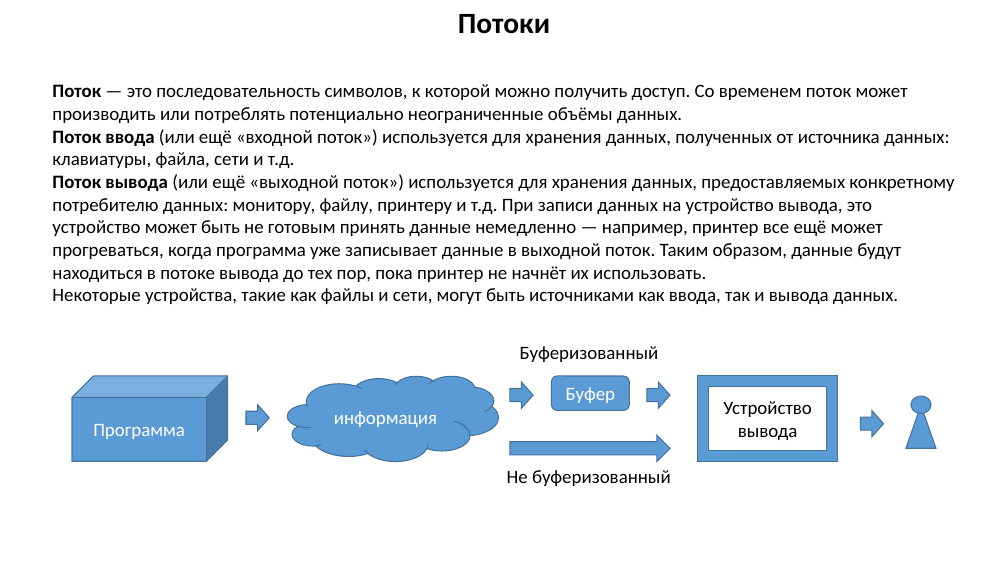
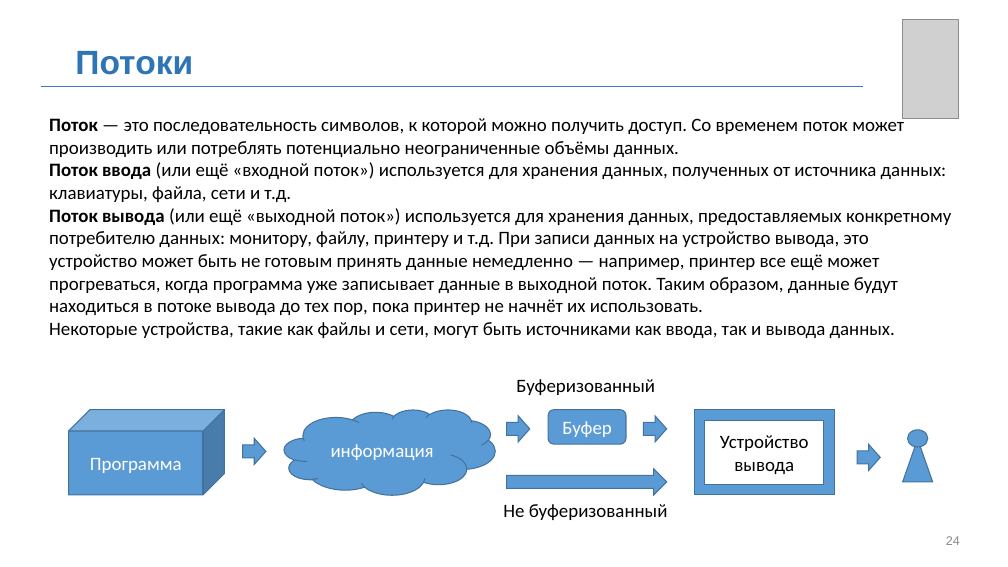
Before and after one commit to MUCTR-IKT-CPP/cpp_course, a slide deck: slide 24 of Лекции/2022/6/Абстрактные классы.pptx (slide 15 before the commit). Drawn at 1008x567 pixels with LibreOffice and Linux fonts; fonts in the diff are those of the drawing; grey boxes stand for pictures; background and template pictures are left out. Boxes give left, top, right and bottom in pixels: in the first picture for what was removed or moved away, otherwise in the second. Text is boxed around its words. In the diff, an @@ line names an element or a change of style, - is before the commit and + after.

```diff
--- a/Лекции/2022/6/Абстрактные классы.pptx
+++ b/Лекции/2022/6/Абстрактные классы.pptx
@@ picture added at (902,20,958,119) @@
@@ text "Потоки": place and size @@
-text "Потоки" at (458,14,550,34)
+text "Потоки" at (75,51,193,75)
@@ text "Потоки" at (75,51,193,75): size 28 to 32 pt, font Calibri to Arial, text colour #000000 to #2E75B6; alignment centre to left; vertical alignment top to middle @@
@@ line added from (41, 86) to (864, 86), #4472C4 0.5 pt @@
@@ 5 right arrows, 3 texts, 1 cube, 1 cloud, 1 rounded rectangle, 1 frame, 1 triangle, 1 ellipse: place and size @@
-5 right arrows, 3 texts, 1 cube, 1 cloud, 1 rounded rectangle, 1 frame, 1 triangle, 1 ellipse at (52,84,954,486)
+5 right arrows, 3 texts, 1 cube, 1 cloud, 1 rounded rectangle, 1 frame, 1 triangle, 1 ellipse at (49,115,951,520)
@@ page number added at (946,536,960,545), 12 pt, text #8C8C8C @@
+24
```
Also in this commit, not shown: 18 other slides changed, 10 slides added, 1 slide removed, 4 other files.
